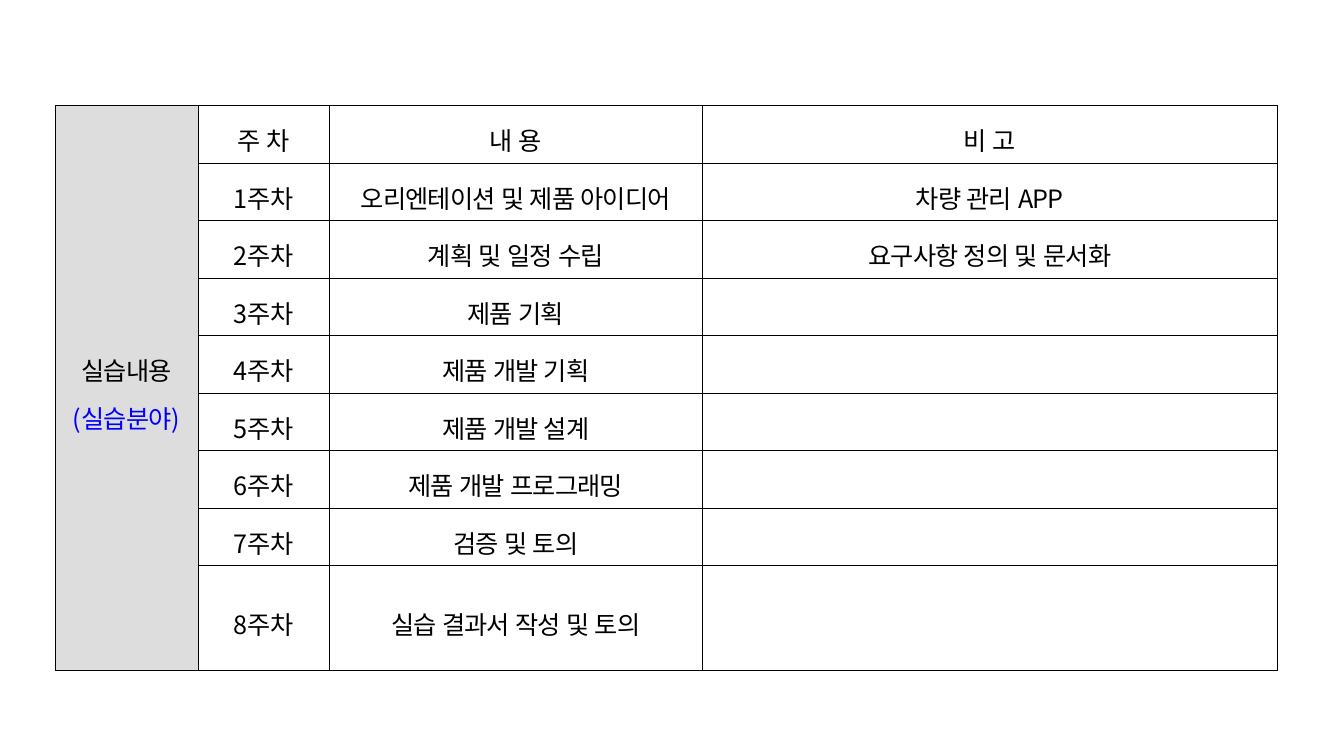
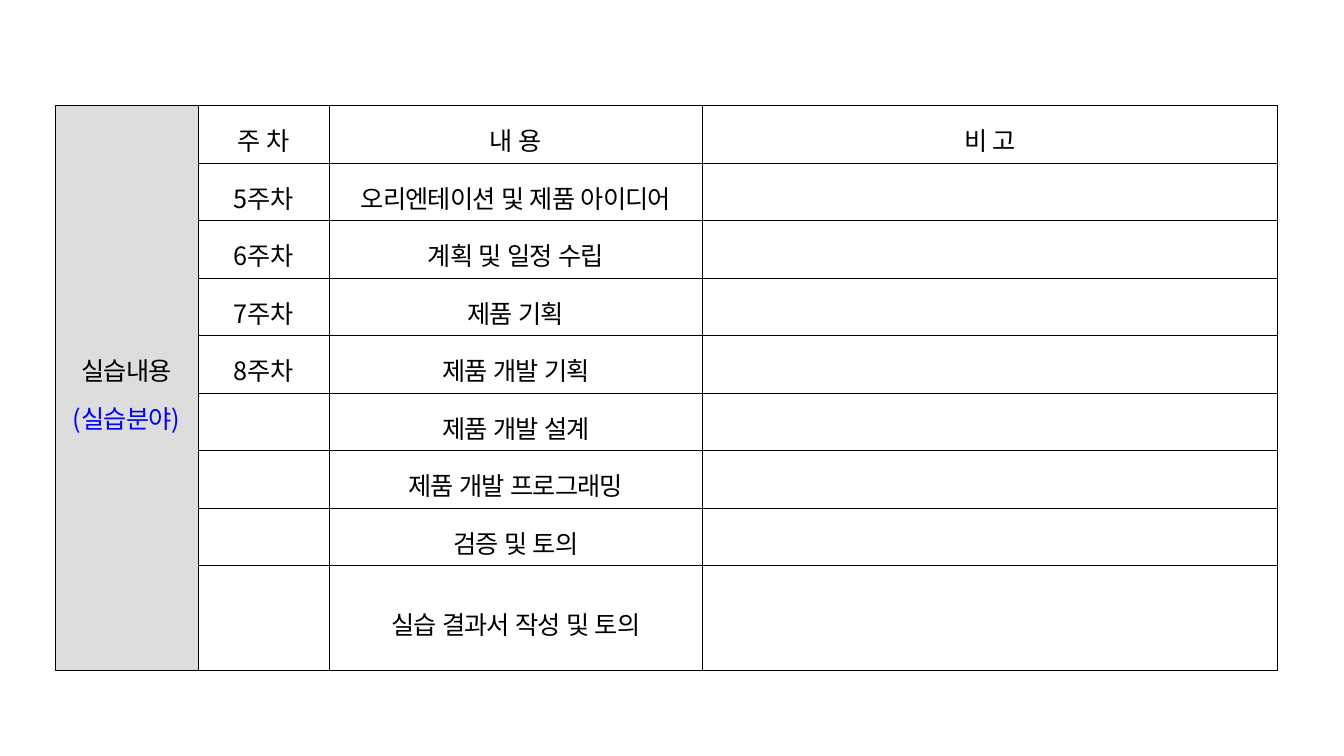
Before and after one commit to ChaeSung-Lee/DJ_InternShip, a slide deck: slide 2 of 2021_Summer/jp.hong/Project_BnD_jph.pptx. Drawn at 1344x756 pixels with LibreOffice and Linux fonts; fonts in the diff are those of the drawing. Boxes give left, top, right and bottom in pixels: in the first picture for what was removed or moved away, otherwise in the second. Text is boxed around its words. In the diff, an @@ line names an element or a change of style, - is before the commit and + after.

```diff
--- a/2021_Summer/jp.hong/Project_BnD_jph.pptx
+++ b/2021_Summer/jp.hong/Project_BnD_jph.pptx
@@ table at [55,106,1276,640] @@
-row 2, column 2: 1주차
+row 2, column 2: 5주차
-row 2, column 4: 차량 관리 APP
+row 2, column 4: 
-row 3, column 2: 2주차
+row 3, column 2: 6주차
-row 3, column 4: 요구사항 정의 및 문서화
+row 3, column 4: 
-row 4, column 2: 3주차
+row 4, column 2: 7주차
-row 5, column 2: 4주차
+row 5, column 2: 8주차
-row 6, column 2: 5주차
+row 6, column 2: 
-row 7, column 2: 6주차
+row 7, column 2: 
-row 8, column 2: 7주차
+row 8, column 2: 
-row 9, column 2: 8주차
+row 9, column 2: 
```
Also in this commit, not shown: 1 other slide changed.
